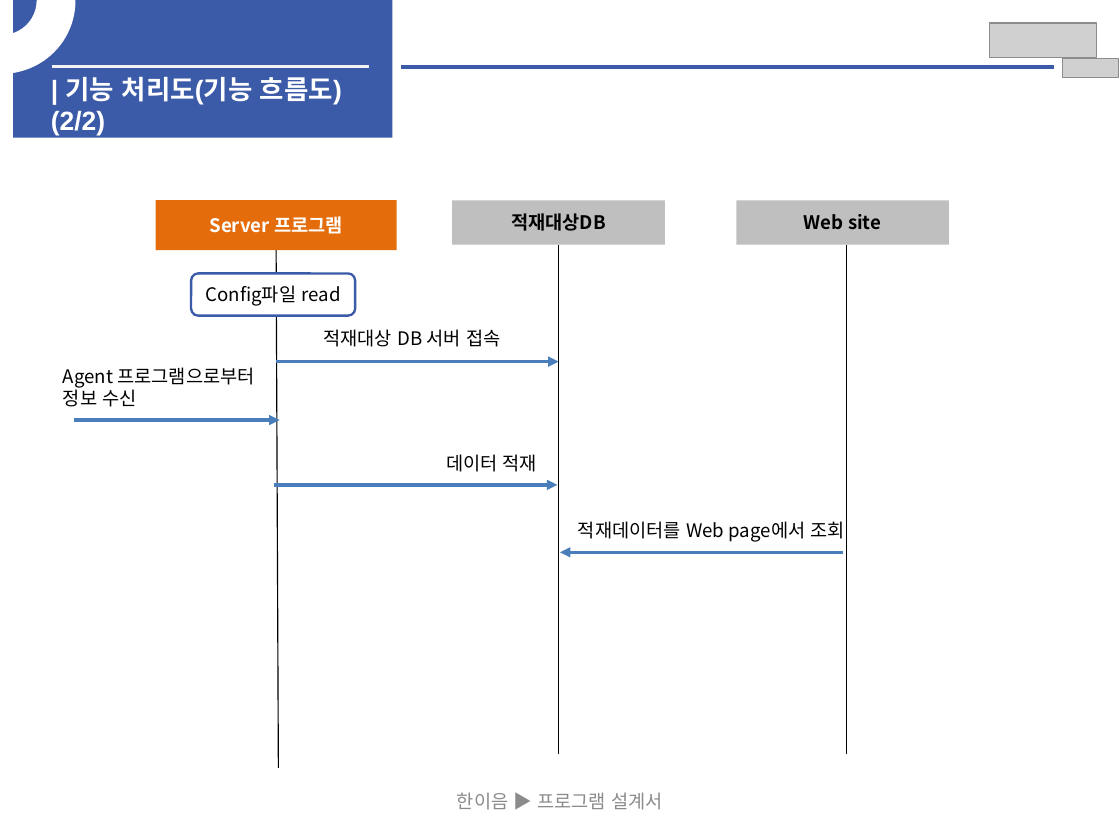
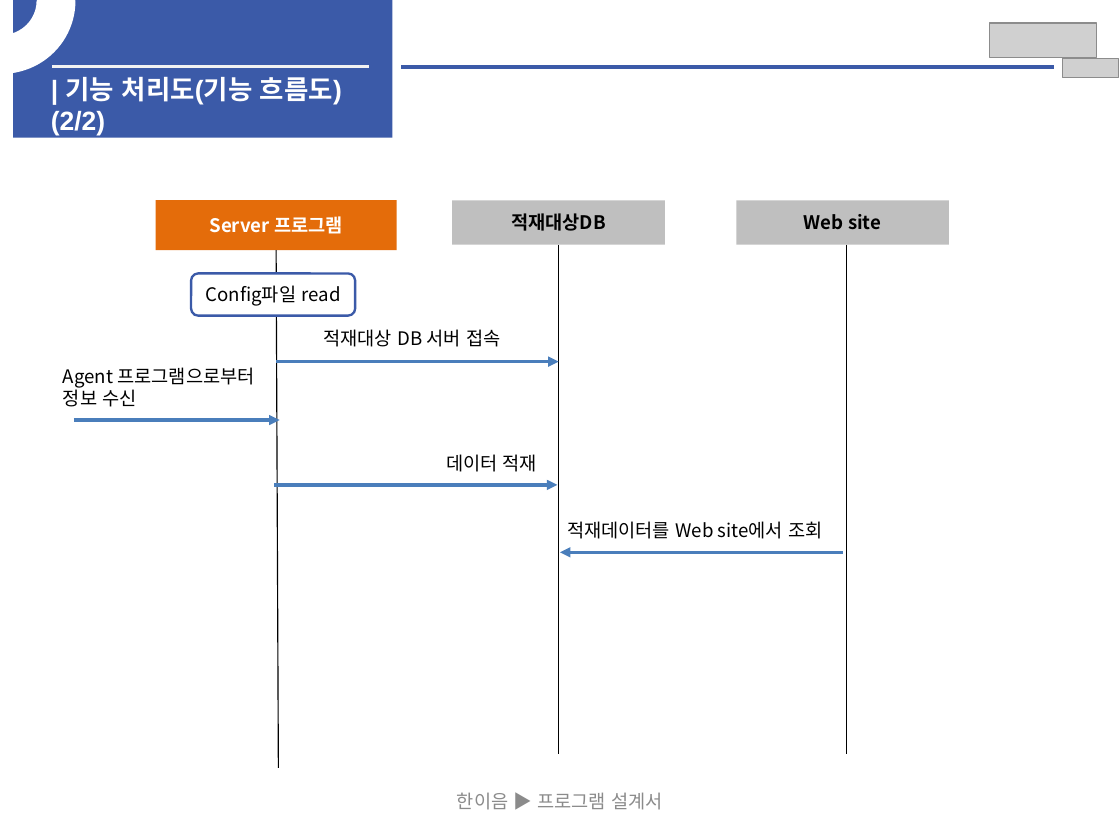
Before and after one commit to EOTAEGYU/Hanium_hy-cloud, a slide deck: slide 13 of 공모전 보고서/공모전 2차/2차 SW개발_HW제작설계서_응용소프트웨어(Hy-cloud).pptx. Drawn at 1120x840 pixels with LibreOffice and Linux fonts; fonts in the diff are those of the drawing; grey boxes stand for pictures. Boxes give left, top, right and bottom in pixels: in the first picture for what was removed or moved away, otherwise in the second. Text is boxed around its words. In the diff, an @@ line names an element or a change of style, - is before the commit and + after.

```diff
--- a/공모전 보고서/공모전 2차/2차 SW개발_HW제작설계서_응용소프트웨어(Hy-cloud).pptx
+++ b/공모전 보고서/공모전 2차/2차 SW개발_HW제작설계서_응용소프트웨어(Hy-cloud).pptx
@@ text at (567, 521, 822, 539): text changed @@
-적재데이터를 Web page에서 조회
+적재데이터를 Web site에서 조회
```
Also in this commit, not shown: 6 other slides changed, 1 slide removed, 5 other files.
